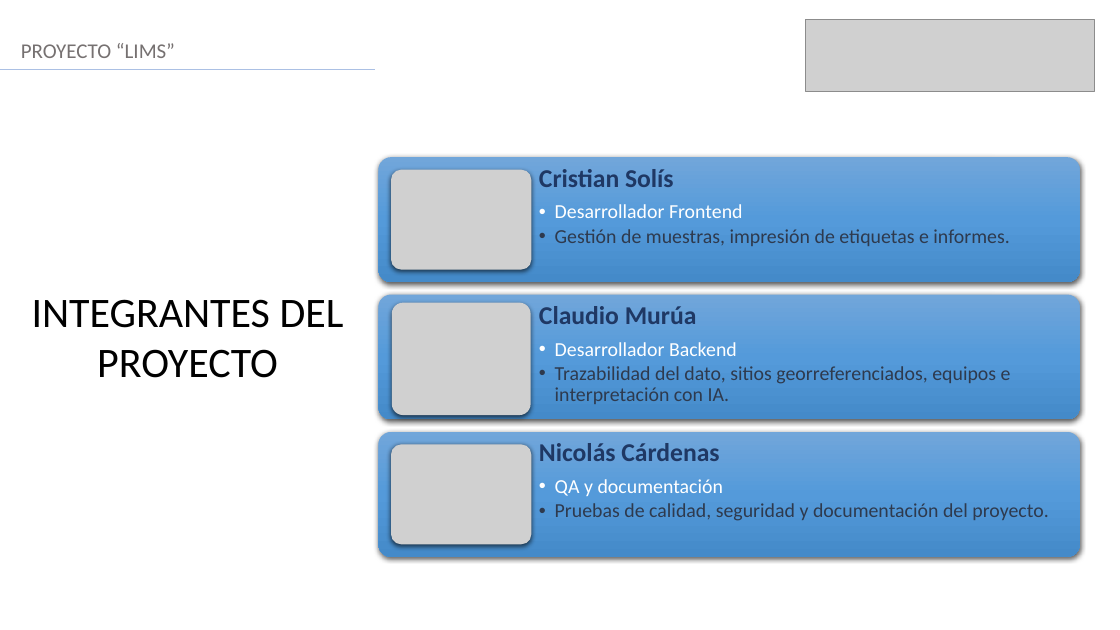
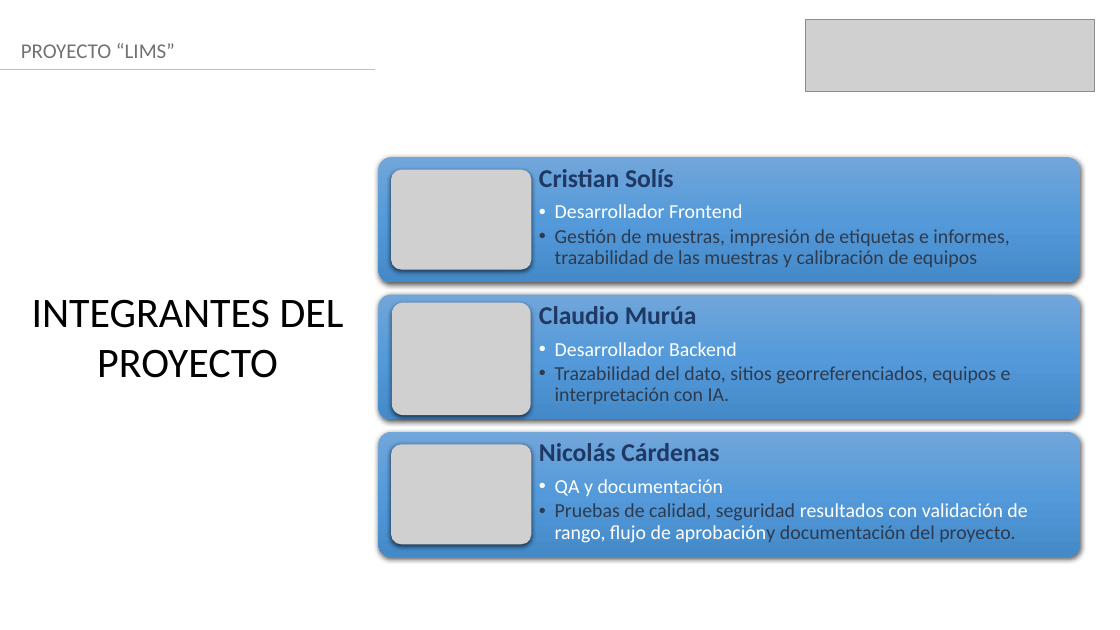
Before and after one commit to NicolasCardenas1/ConectaGo, a slide deck: slide 2 of Fase 3/Evidencias grupales/Presentación Final del proyecto (Español).pptx. Drawn at 1120x630 pixels with LibreOffice and Linux fonts; fonts in the diff are those of the drawing; grey boxes stand for pictures. Boxes give left, top, right and bottom in pixels: in the first picture for what was removed or moved away, otherwise in the second. Text is boxed around its words. In the diff, an @@ line names an element or a change of style, - is before the commit and + after.

```diff
--- a/Fase 3/Evidencias grupales/Presentación Final del proyecto (Español).pptx
+++ b/Fase 3/Evidencias grupales/Presentación Final del proyecto (Español).pptx
@@ text at [555,229,1009,267]: text changed @@
-  • Gestión de muestras, impresión de etiquetas e informes.
+  • Gestión de muestras, impresión de etiquetas e informes, trazabilidad de las muestras y calibración de equipos
@@ text at [555,503,1027,543]: text changed @@
-  • Pruebas de calidad, seguridad y documentación del proyecto.
+  • Pruebas de calidad, seguridad resultados con validación de rango, flujo de aprobacióny documentación del proyecto.
```
Also in this commit, not shown: 5 other slides changed, 1 slide added, 1 other file.
